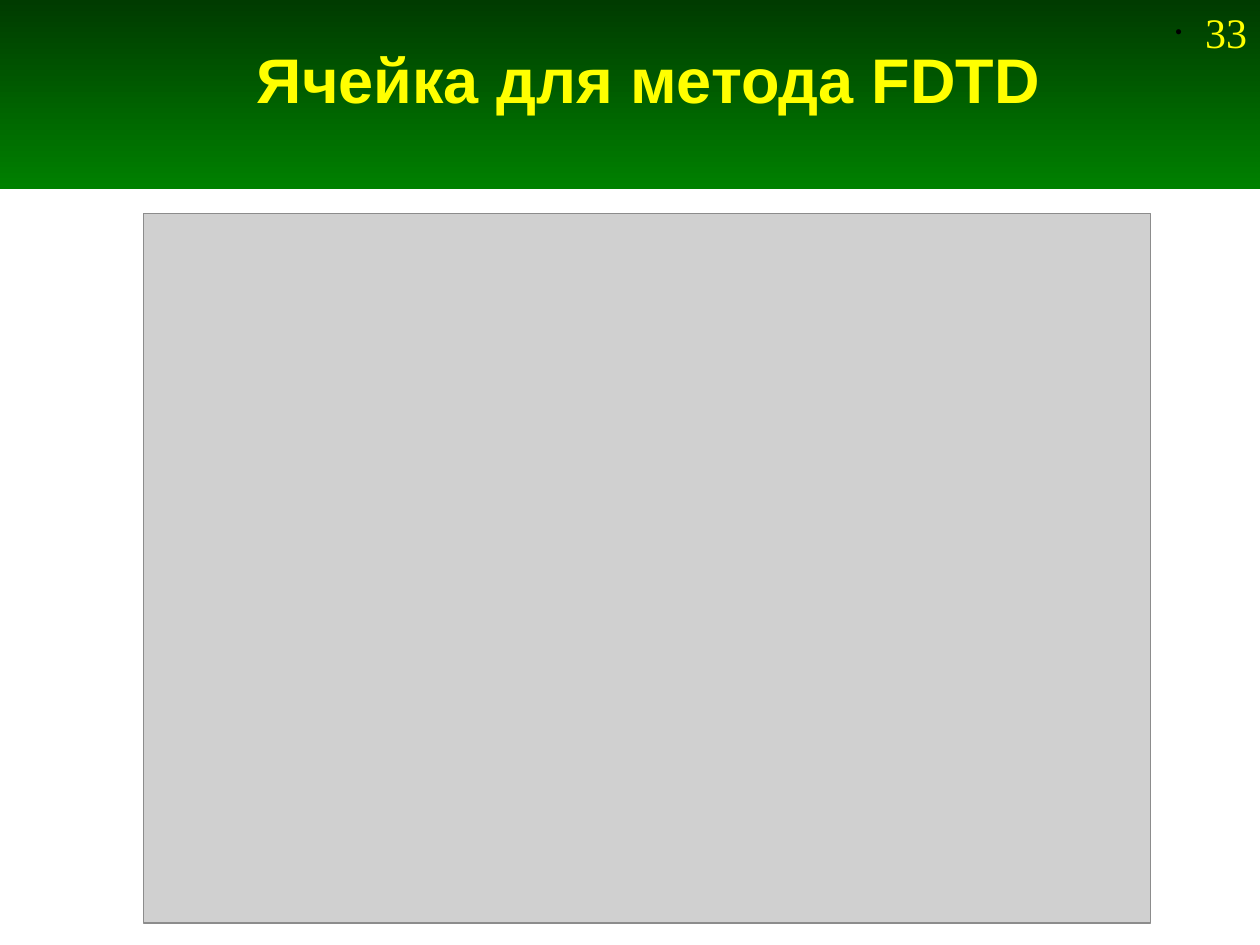
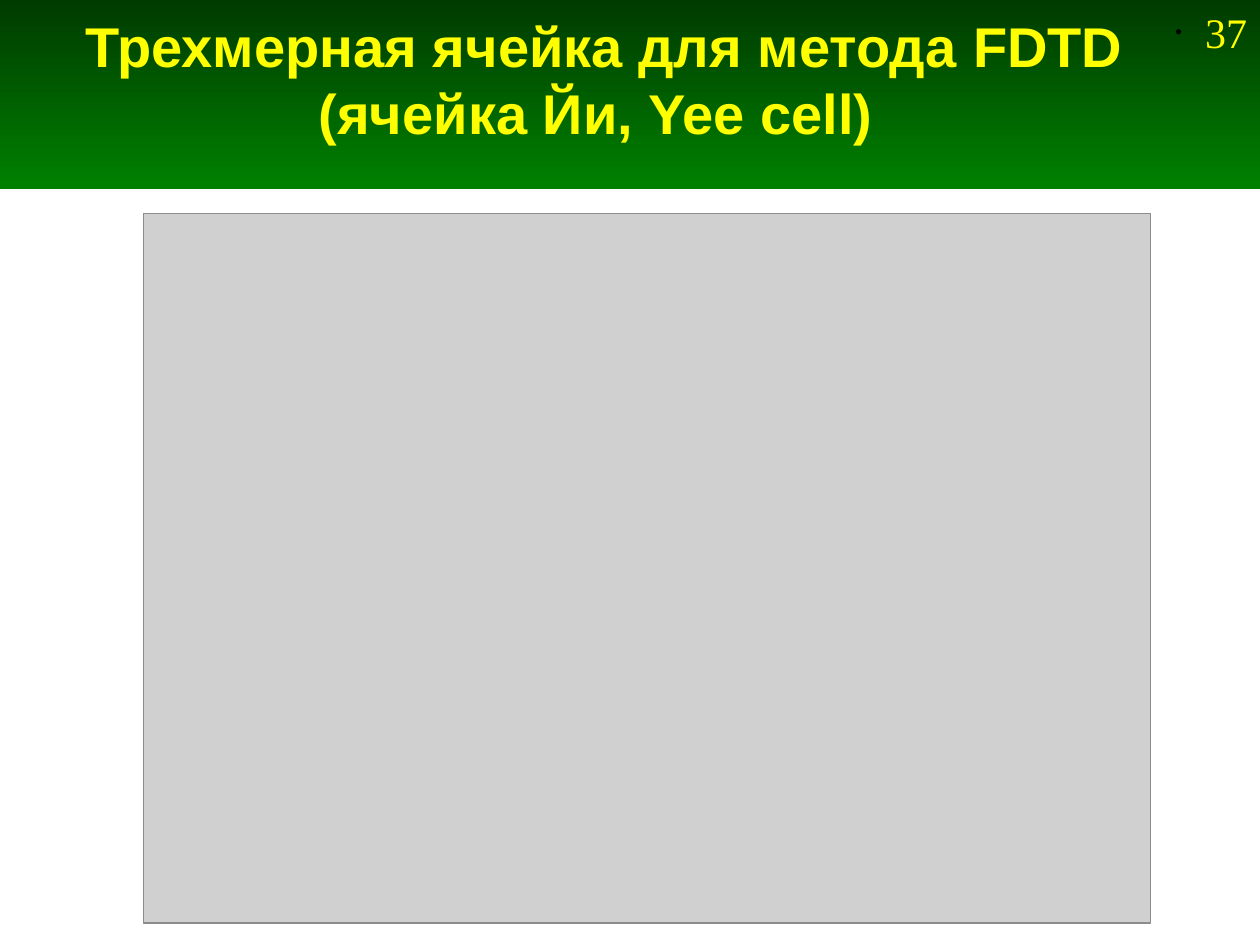
Before and after one commit to andris0147sv/modelling, a slide deck: slide 37 of presentations/2. FDTD.odp (slide 33 before the commit). Drawn at 1260x945 pixels with LibreOffice and Linux fonts; fonts in the diff are those of the drawing; grey boxes stand for pictures. Boxes give left, top, right and bottom in pixels: in the first picture for what was removed or moved away, otherwise in the second. Text is boxed around its words. In the diff, an @@ line names an element or a change of style, - is before the commit and + after.

```diff
--- a/presentations/2. FDTD.odp
+++ b/presentations/2. FDTD.odp
@@ title at [85, 25, 1122, 145]: text changed; size 36 to 32 pt @@
-Ячейка для метода FDTD
+Трехмерная ячейка для метода FDTD
+(ячейка Йи, Yee cell)
@@ page number at [1205, 20, 1247, 49]: text changed @@
-• 33
+• 37
```
Also in this commit, not shown: 11 other slides changed, 4 slides added, 2 other files.
